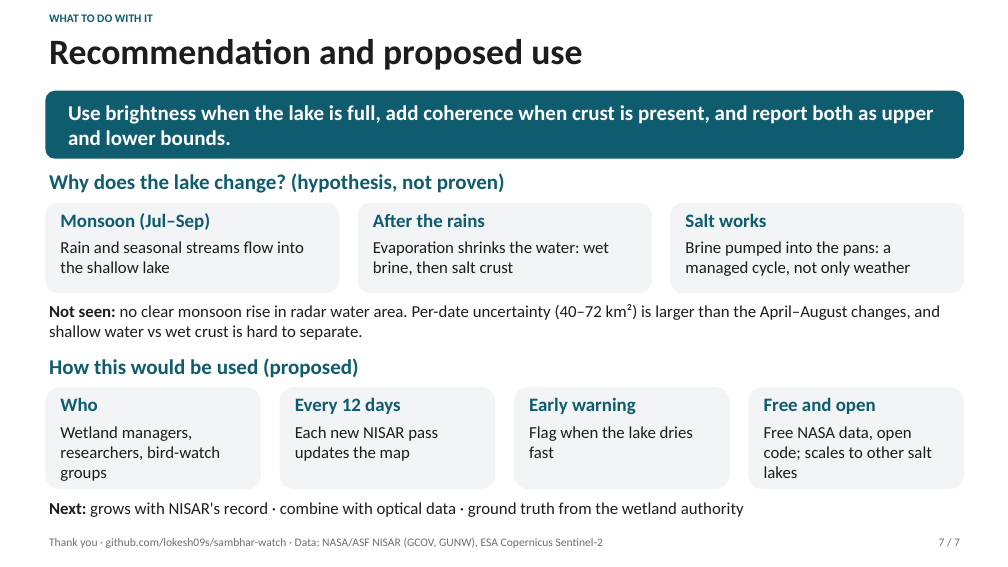
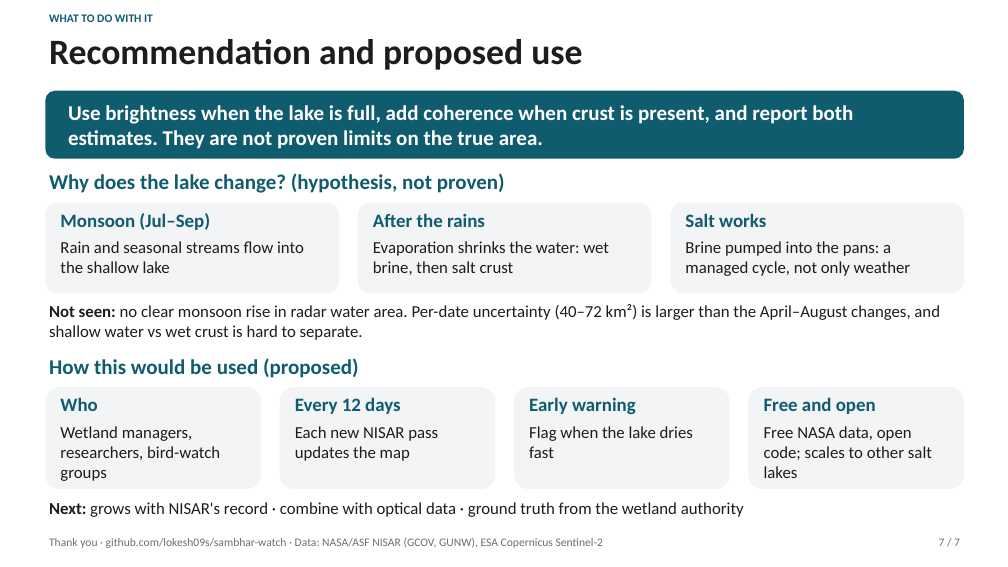
Before and after one commit to lokesh09s/sambhar-watch, a slide deck: slide 7 of docs/slides/Sambhar_Watch.pptx. Drawn at 1008x567 pixels with LibreOffice and Linux fonts; fonts in the diff are those of the drawing. Boxes give left, top, right and bottom in pixels: in the first picture for what was removed or moved away, otherwise in the second. Text is boxed around its words. In the diff, an @@ line names an element or a change of style, - is before the commit and + after.

```diff
--- a/docs/slides/Sambhar_Watch.pptx
+++ b/docs/slides/Sambhar_Watch.pptx
@@ text at [68, 105, 853, 149]: text changed @@
-Use brightness when the lake is full, add coherence when crust is present, and report both as upper and lower bounds.
+Use brightness when the lake is full, add coherence when crust is present, and report both estimates. They are not proven limits on the true area.
```
Also in this commit, not shown: 3 other slides changed, 10 other files.
